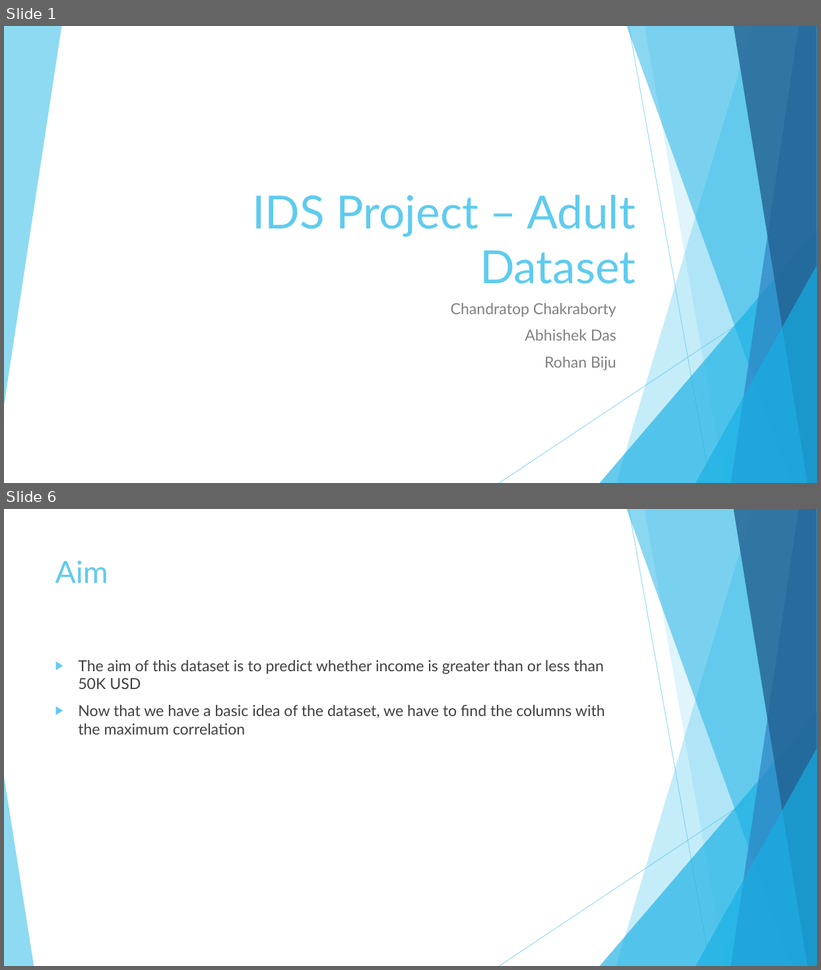
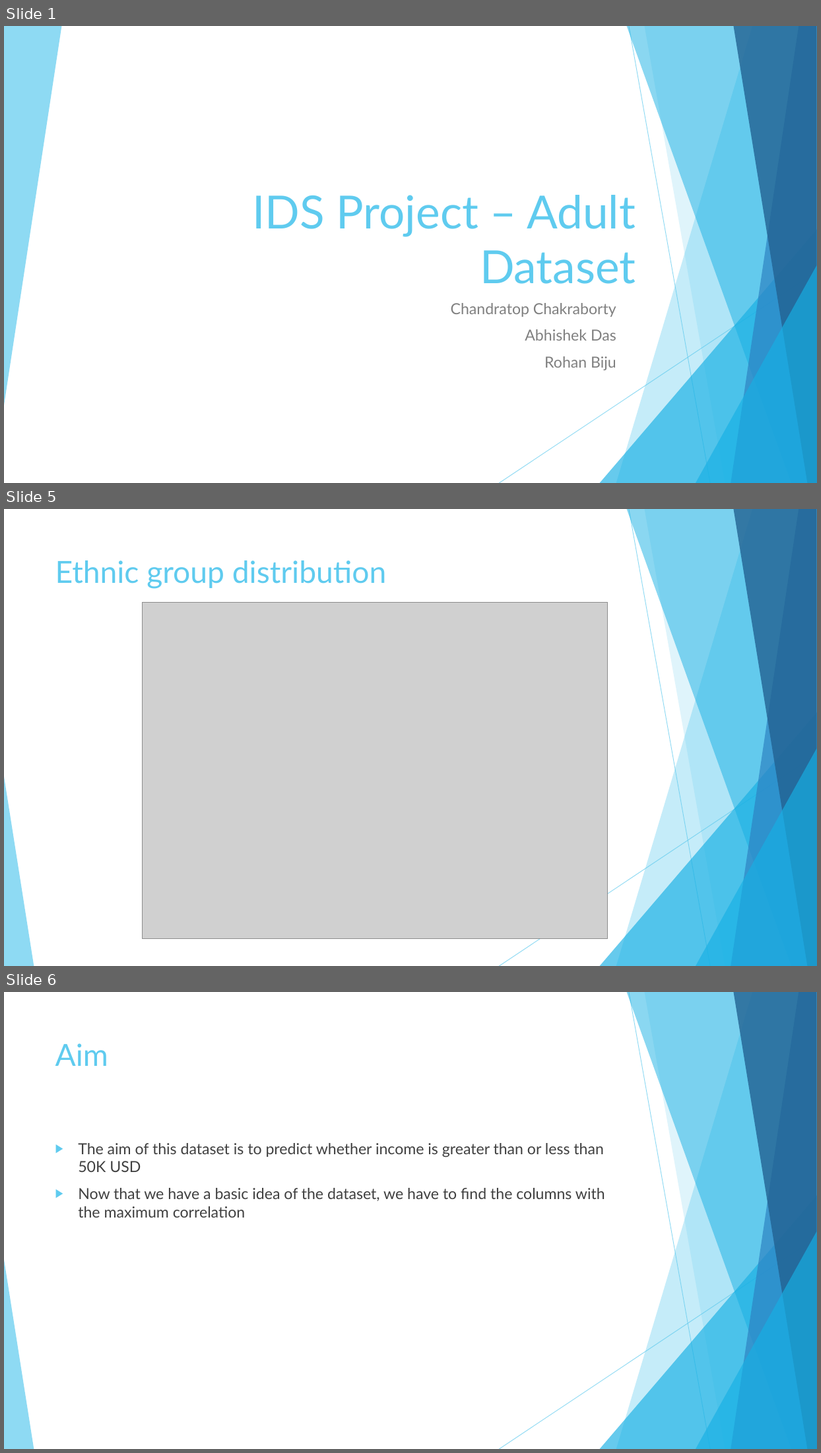
Before and after one commit to chandratop/IDS-Project, a slide deck: IDS Project – Adult Dataset.pptx. Shown one above the other, each under a label of ours: slides 1 and 6 before the commit, slides 1, 5 and 6 after it; the slides between them are not shown. The pictures are 821x970 and 821x1453 pixels, drawn with LibreOffice and Linux fonts; fonts in the diff are those of the drawing; grey boxes stand for pictures. Boxes give left, top, right and bottom in pixels: in the first picture for what was removed or moved away, otherwise in the second. Text is boxed around its words. In the diff, an @@ line names an element or a change of style, - is before the commit and + after.

```diff
--- a/IDS Project – Adult Dataset.pptx
+++ b/IDS Project – Adult Dataset.pptx
@@ slide 5 added at [4, 509, 817, 966], background #FFFFFF; not listed: 10 template elements that a slide beside it also shows @@
@@ title added at [55, 560, 386, 589], 36 pt, text #5FCBEF @@
+Ethnic group distribution
@@ picture added at [143, 602, 608, 940] @@
```
Also in this commit, not shown: 3 slides changed, 1 slide removed, 1 other file.
